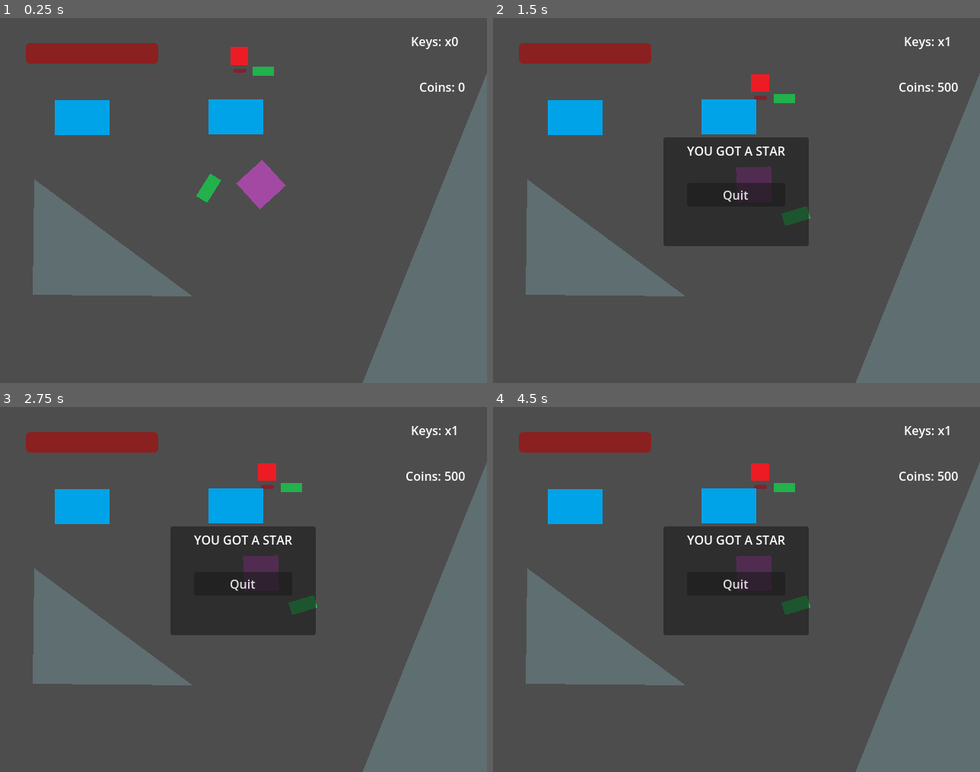
Above: before the commit, frames 1-4 (two rows, left to right).
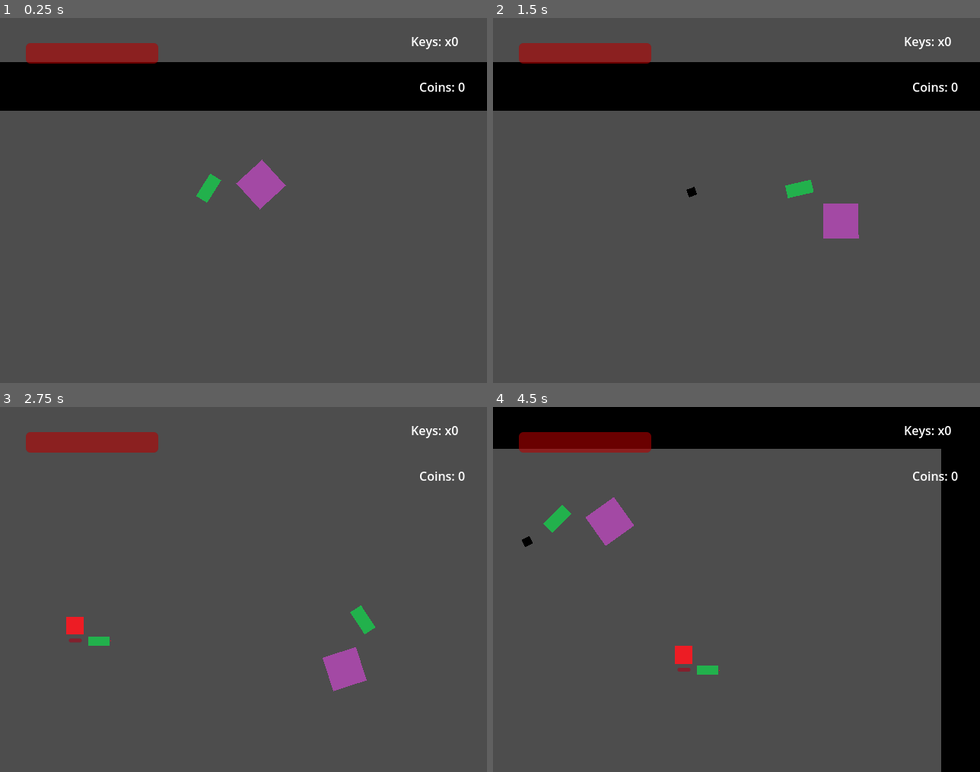
Above: after the commit, the same moments.

Repository: tehlyre/document1
Game: Godot game, scene res://scenes/main.tscn
Two runs of this game, one before a commit and one after it. Both use one fixed random seed, a clock stepped at 60 frames per second and the inputs below.
Inputs (mouse positions are in pixels of both pictures, inside the frame that each line leads up to):
- Up to frame 1 (0.25 s): no input
- Up to frame 2 (1.5 s): tap Enter at 0.5 s; move the mouse to (843, 182) at 0.52 s; hold Right (right) 0.53-1.28 s; hold C (interact) 0.53-1.28 s; click (843, 182) at 0.8 s; move the mouse to (639, 218) at 1.27 s; hold Down (down) from 1.28 s (still down); click (639, 218) at 1.35 s
- Up to frame 3 (2.75 s): tap C (interact) at 1.55 s; move the mouse to (292, 509) at 2.02 s; release Down (down) at 2.03 s; hold Right (right) from 2.03 s (still down); hold C (interact) from 2.03 s (still down); click (292, 509) at 2.3 s
- Up to frame 4 (4.5 s): move the mouse to (712, 662) at 2.77 s; release Right (right) at 2.78 s; release C (interact) at 2.78 s; hold Up (up) 2.78-3.53 s; click (712, 662) at 2.85 s; tap C (interact) at 3.05 s; move the mouse to (882, 644) at 3.52 s; hold C (interact) 3.53-4.28 s; hold Left (left) from 3.53 s (still down); click (882, 644) at 3.8 s; move the mouse to (590, 534) at 4.27 s; click (590, 534) at 4.35 s

The runs differ from the first frame. In frame 1, 31% of the frame differs, in the area x 0-100%, y 7-100%; in frame 2, 40%; in frame 3, 28%; in frame 4, 41%, in the area x 0-100%, y 0-100%.

Commit message:
document1 commit FLIPPERING
Implemented Gun About, literally just making the players gun face the mouse cursor.

Diff:
--- a/scenes/Characters/durdan.tscn
+++ b/scenes/Characters/durdan.tscn
@@ -4,8 +4,8 @@
 [ext_resource type="Texture2D" uid="uid://du7oqvxms11k3" path="res://assets/textures/duuuururrurrdan.png" id="2_ovms2"]
 [ext_resource type="PackedScene" uid="uid://evch3f3ad4o3" path="res://scenes/Other Things/neutral_special.tscn" id="3_qlc2s"]
 
-[sub_resource type="RectangleShape2D" id="RectangleShape2D_ju5nh"]
-size = Vector2(368, 368)
+[sub_resource type="CircleShape2D" id="CircleShape2D_tydpf"]
+radius = 170.082
 
 [sub_resource type="CircleShape2D" id="CircleShape2D_glppu"]
 radius = 8.2
@@ -19,16 +19,15 @@
 texture = ExtResource("2_ovms2")
 
 [node name="CollisionShape2D" type="CollisionShape2D" parent="."]
-shape = SubResource("RectangleShape2D_ju5nh")
+shape = SubResource("CircleShape2D_tydpf")
 
-[node name="gunner" type="Marker2D" parent="."]
-position = Vector2(600, 296)
-rotation = -0.270105
-scale = Vector2(5, 5)
-
-[node name="CharacterBody2D" parent="." instance=ExtResource("3_qlc2s")]
+[node name="neutral_special" parent="." instance=ExtResource("3_qlc2s")]
 position = Vector2(432.587, 342.758)
 rotation = -0.270105
+
+[node name="gunner" type="Marker2D" parent="neutral_special"]
+position = Vector2(173.82, -0.391418)
+scale = Vector2(5, 5)
 
 [node name="Interaction" type="Area2D" parent="."]
 collision_layer = 0
--- a/scenes/Hazards and Helps/interaction_boundary.tscn
+++ b/scenes/Hazards and Helps/interaction_boundary.tscn
@@ -1,6 +1,6 @@
 [gd_scene load_steps=3 format=3 uid="uid://b6auh6buywrqa"]
 
-[ext_resource type="Script" path="res://scenes/Hazards and Helps/interaction.gd" id="1_tv8xb"]
+[ext_resource type="Script" path="res://scripts/interaction.gd" id="1_om40y"]
 
 [sub_resource type="CircleShape2D" id="CircleShape2D_5v7m2"]
 radius = 59.0085
@@ -9,7 +9,7 @@
 collision_layer = 8
 collision_mask = 0
 monitoring = false
-script = ExtResource("1_tv8xb")
+script = ExtResource("1_om40y")
 
 [node name="Interaction Region" type="CollisionShape2D" parent="."]
 position = Vector2(-1, 2)
--- a/scenes/Hazards and Helps/wall.tscn
+++ b/scenes/Hazards and Helps/wall.tscn
@@ -1,3 +1,13 @@
-[gd_scene format=3 uid="uid://d2fwduwibxhtj"]
+[gd_scene load_steps=3 format=3 uid="uid://d2fwduwibxhtj"]
+
+[ext_resource type="Script" path="res://scripts/wall.gd" id="1_17y2m"]
+[ext_resource type="Texture2D" uid="uid://gmlmhx2tod4d" path="res://assets/textures/bullet.png" id="1_twsum"]
 
 [node name="Wall" type="StaticBody2D"]
+script = ExtResource("1_17y2m")
+
+[node name="Sprite2D" type="Sprite2D" parent="."]
+texture = ExtResource("1_twsum")
+
+[node name="CollisionPolygon2D" type="CollisionPolygon2D" parent="."]
+polygon = PackedVector2Array(72.5, 68.5, -72.5, 68.5, -72.5, -68.5, 72.5, -68.5)
--- a/scenes/Levels/container.tscn
+++ b/scenes/Levels/container.tscn
@@ -1,20 +1,22 @@
 [gd_scene load_steps=9 format=3 uid="uid://b4rpkbb7pbeqj"]
 
-[ext_resource type="Script" path="res://scenes/Levels/container.gd" id="1_den2b"]
+[ext_resource type="Script" path="res://scripts/container.gd" id="1_og5ll"]
 [ext_resource type="PackedScene" uid="uid://bwcfhw8ni6iky" path="res://scenes/Characters/durdan.tscn" id="1_snkv6"]
 [ext_resource type="PackedScene" uid="uid://dh5ivbowm0f1m" path="res://scenes/UI/hud.tscn" id="3_p3x1j"]
 [ext_resource type="PackedScene" uid="uid://bm6h10gtdvvdf" path="res://scenes/Hazards and Helps/goo.tscn" id="4_m1f8i"]
 [ext_resource type="PackedScene" uid="uid://d2fwduwibxhtj" path="res://scenes/Hazards and Helps/wall.tscn" id="4_o0u8o"]
-[ext_resource type="Script" path="res://scripts/wall.gd" id="5_kpox7"]
 [ext_resource type="PackedScene" uid="uid://piryy33ucw4m" path="res://scenes/Characters/enemigo.tscn" id="6_f1ryr"]
-[ext_resource type="PackedScene" uid="uid://ry5we25acm4m" path="res://scenes/Hazards and Helps/chest.tscn" id="7_fr5aq"]
+[ext_resource type="Script" path="res://scripts/room.gd" id="7_cdtvu"]
+
+[sub_resource type="RectangleShape2D" id="RectangleShape2D_nxx2i"]
+size = Vector2(621.5, 418.5)
 
 [node name="container" type="Node2D"]
 process_mode = 1
-script = ExtResource("1_den2b")
+script = ExtResource("1_og5ll")
 
 [node name="Durdan" parent="." node_paths=PackedStringArray("Goo") instance=ExtResource("1_snkv6")]
-position = Vector2(346, 221)
+position = Vector2(346, 193)
 collision_mask = 11
 Goo = NodePath("../Level/Goo")
 
@@ -47,35 +49,40 @@
 [node name="Goo" parent="Level" instance=ExtResource("4_m1f8i")]
 z_index = -2
 
-[node name="CollisionPolygon2D" type="CollisionPolygon2D" parent="Level/Goo"]
-polygon = PackedVector2Array(48, 214, 256, 368, 46, 366)
+[node name="Walls" type="Node2D" parent="Level"]
 
-[node name="CollisionPolygon2D2" type="CollisionPolygon2D" parent="Level/Goo"]
-polygon = PackedVector2Array(-269, 257, -152, 378, -365, 389)
+[node name="Wall" parent="Level/Walls" instance=ExtResource("4_o0u8o")]
+position = Vector2(480, 64)
+scale = Vector2(10.1, -0.474)
 
-[node name="CollisionPolygon2D3" type="CollisionPolygon2D" parent="Level/Goo"]
-polygon = PackedVector2Array(659, 34, 1130, 333, 442, 575)
+[node name="Wall3" parent="Level/Walls" instance=ExtResource("4_o0u8o")]
+position = Vector2(492, 1189)
+scale = Vector2(9.7, -0.474)
 
-[node name="Wall" parent="Level" instance=ExtResource("4_o0u8o")]
-script = ExtResource("5_kpox7")
+[node name="Wall2" parent="Level/Walls" instance=ExtResource("4_o0u8o")]
+position = Vector2(1180, 641)
+rotation = 1.5708
+scale = Vector2(8, -0.501)
 
-[node name="CollisionPolygon2D" type="CollisionPolygon2D" parent="Level/Wall"]
-polygon = PackedVector2Array(-9, 159, -2, 462, -49, 465, -35, 156)
-
-[node name="CollisionPolygon2D2" type="CollisionPolygon2D" parent="Level/Wall"]
-polygon = PackedVector2Array(131, -63, 333, -66, 335, -26, 138, -28)
-
-[node name="Enemy" parent="." node_paths=PackedStringArray("player") instance=ExtResource("6_f1ryr")]
-position = Vector2(297, 30)
-player = NodePath("../Durdan")
+[node name="Wall4" parent="Level/Walls" instance=ExtResource("4_o0u8o")]
+position = Vector2(-217, 650)
+rotation = 1.5708
+scale = Vector2(7.882, -0.474)
 
 [node name="Chests" type="Node2D" parent="."]
 
-[node name="Chest" parent="Chests" instance=ExtResource("7_fr5aq")]
-position = Vector2(111, 132)
-contents = "key:1,coins:2000"
+[node name="Room" type="Area2D" parent="." node_paths=PackedStringArray("player")]
+position = Vector2(0, 1)
+script = ExtResource("7_cdtvu")
+player = NodePath("../Durdan")
 
-[node name="Chest2" parent="Chests" instance=ExtResource("7_fr5aq")]
-position = Vector2(313, 131)
-contents = "key:1,coins:500"
-ID = 1
+[node name="enemies" type="Node2D" parent="Room"]
+
+[node name="Enemy" parent="Room/enemies" node_paths=PackedStringArray("player") instance=ExtResource("6_f1ryr")]
+position = Vector2(247, 760)
+player = NodePath("../../../Durdan")
+
+[node name="CollisionShape2D" type="CollisionShape2D" parent="Room"]
+position = Vector2(477, 620)
+scale = Vector2(2.1197, 2.54633)
+shape = SubResource("RectangleShape2D_nxx2i")
--- /dev/null
+++ b/scenes/Other Things/room.tscn
@@ -0,0 +1,6 @@
+[gd_scene load_steps=2 format=3 uid="uid://jlk1y4kaehwj"]
+
+[ext_resource type="Script" path="res://scripts/room.gd" id="1_r0vah"]
+
+[node name="room" type="Area2D"]
+script = ExtResource("1_r0vah")
--- a/scenes/debug_window.tscn
+++ b/scenes/debug_window.tscn
@@ -3,7 +3,7 @@
 [ext_resource type="Script" path="res://scripts/supplemental tools/debug_window.gd" id="1_heuti"]
 
 [node name="debug_window" type="Window"]
-position = Vector2i(0, 36)
+position = Vector2i(70, 70)
 size = Vector2i(400, 600)
 script = ExtResource("1_heuti")
 
--- a/scripts/bullet.gd
+++ b/scripts/bullet.gd
@@ -17,7 +17,7 @@
 # void _physics_process(delta): Called every frame give or take. Applies physics to the bullet.
 # void _on_Bullet_body_entered(body): Called every time the bullet intersects another body. Deals damage to objects.
 
-@export var speed : float = 10
+@export var speed : float = 20
 
 # Function void _ready()
 # Calls when bullet is fired. Connects the body_entered signal to on_body_entered().
--- a/scripts/durdan.gd
+++ b/scripts/durdan.gd
@@ -64,6 +64,7 @@
 var inputvec : Vector2 = Vector2(0,0)
 var interactables = []
 
+var theta = 0.9
 
 signal you_died(deded : bool)
 signal open_chest(chestID : int)
@@ -154,12 +155,10 @@
 # from delta. If the fifteen frame modulos of the current framecount and the moment_firing are equal,
 # then instantiate one bullet and add it to the root node in the main class. Also set the transform plane
 # to be equal to Durdan's (gun's) transform plane at that moment.
-func gunner_thingy(delta):
-	var fps = int(1/delta)
-	if firing and (int(framecount) % (fps/4))-(int(moment_firing) % (fps/4)) == 0:
-		var b = Bullet.instantiate()
-		owner.add_child(b)
-		b.transform = $gunner.global_transform
+func he_wields_a_gun():
+	var b = Bullet.instantiate()
+	owner.add_child(b)
+	b.transform = $neutral_special/gunner.global_transform
 
 # Function void damage_thingy(float damage)
 # Called by bullets to deal damage to the player. Simply decreases the health of the player and emits the
@@ -190,6 +189,14 @@
 			print("openous intentions")
 			open_chest.emit(int(interactables[0][len(interactables[0])-1]))
 
+func adjust_gun():
+	var d = global_position.distance_to(get_global_mouse_position())
+	var s = global_position.distance_to($neutral_special.global_position)
+	var question_mark = asin(d*sin(theta)/sqrt(pow(d,2)+pow(s,2)-2*d*s*cos(theta)))
+	var cool_number = (question_mark-0.9)*180/PI
+	if d > 112:
+		$neutral_special.rotation_degrees = -cool_number*0.9
+
 # Function void _physics_process(float delta)
 # deltatime is total time since session open, mousepos is the mouse position
 # Calls do_the_delta_input_thing() to set rldu[i]
@@ -209,7 +216,7 @@
 
 	var objposition = self.get_position()
 	var objrotation = self.get_rotation_degrees()
-	var mousepolar = polar_rad_to_deg(cart_to_polar_from_object(mousepos, objposition))
+	print(global_position.distance_to(get_global_mouse_position()))
 
 #	hazard_thingy()
 	if using_mouse:
@@ -221,7 +228,8 @@
 			self.set_rotation_degrees(polar_rad_to_deg(flick_stick()).y)
 
 	do_the_delta_input_thing(delta)
-
+	if Input.is_action_just_pressed("neutral special"):
+		he_wields_a_gun()
+	adjust_gun()
 	move_and_slide()
-	gunner_thingy(delta)
 	previous_rotation = rotation_degrees
--- a/scripts/enemy.gd
+++ b/scripts/enemy.gd
@@ -36,6 +36,7 @@
 var plus = true
 var peek_init = false
 var lock_on
+var DO_NOT_COME
 
 # enum States: The states that govern the behavior of the enemy. Currently, only seek (move towards player), stop, and flee (move away from player) have been implemented.
 enum States {
@@ -94,11 +95,13 @@
 # void set_state(void): Sets the appropriate state for the enemy based on preconceived conditions. If the player is farther than 200 units away, switch state to seek. If the
 # player is around 200 units away, switch state to stop, and if the player is under 200 units away, switch state to flee.
 func set_state():
-		if $alpha_particle.get_collider() != null and $alpha_particle.get_collider() != player:
+		if DO_NOT_COME:
+			state = States.STOP
+		elif $alpha_particle.get_collider() != null and $alpha_particle.get_collider() != player:
 			state = States.PEEK
 		elif (player.position-position).length() > 200:
 			state = States.SEEK
-		elif (player.position-position).length() < 200 and (player.position-position).length() > 195:
+		elif ((player.position-position).length() < 200 and (player.position-position).length() > 195):
 			state = States.STOP
 		elif (player.position-position).length() < 195:
 			state = States.FLEE
--- a/scripts/game.gd
+++ b/scripts/game.gd
@@ -52,9 +52,9 @@
 	deathmenu.connect("restart", on_restart)
 	player.connect("you_died", on_player_death)
 	player.connect("open_chest", on_player_open_chest)
-	var d = debug.instantiate()
-	add_child(d)
-	d.position = Vector2(100,100)
+#	var d = debug.instantiate()
+#	add_child(d)
+#	d.position = Vector2(100,100)
 
 
 # Function void _input(InputEvent event)
@@ -92,8 +92,8 @@
 func _process(delta):
 	$container/CanvasLayer/HUD/Inventory/keys.text = "Keys: x"+str(inventory['keys'])
 	$container/CanvasLayer/HUD/Inventory/coins.text = "Coins: "+str(inventory['coins'])
-	$debug_window/Control/VBoxContainer/Label.text = "Enemy State: "+$container/Enemy.States.keys()[$container/Enemy.state]
-	$debug_window/Control/VBoxContainer/Label2.text = "Beta Plus: " + str($container/Enemy/beta_plus.target_position)
-	$debug_window/Control/VBoxContainer/Label3.text = "Beta Minus: " + str($container/Enemy/beta_minus.target_position)
-	if $container/Enemy.velocity != null:
-		$debug_window/Control/VBoxContainer/Label4.text = "Velocity: " + str($container/Enemy.velocity)
+#	$debug_window/Control/VBoxContainer/Label.text = "Enemy State: "+$container/Room/enemies/Enemy.States.keys()[$container/Room/enemies/Enemy.state]
+#	$debug_window/Control/VBoxContainer/Label2.text = "Beta Plus: " + str($container/Room/enemies/Enemy/beta_plus.target_position)
+#	$debug_window/Control/VBoxContainer/Label3.text = "Beta Minus: " + str($container/Room/enemies/Enemy/beta_minus.target_position)
+#	if $container/Room/enemies/Enemy.velocity != null:
+#		$debug_window/Control/VBoxContainer/Label4.text = "Velocity: " + str($container/Room/enemies/Enemy.velocity)
--- /dev/null
+++ b/scripts/room.gd
@@ -0,0 +1,29 @@
+extends Area2D
+class_name Room
+
+@export var player : Player
+var is_player_in_room = true
+
+
+# Called when the node enters the scene tree for the first time.
+func _ready():
+	body_entered.connect(_on_player_body_entered)
+	body_exited.connect(_on_player_body_exited)
+
+func _on_player_body_entered(body):
+	if body == player:
+		var is_player_in_room = true
+
+func _on_player_body_exited(body):
+	if body == player:
+		var is_player_in_room = false
+		print(":0")
+
+# Called every frame. 'delta' is the elapsed time since the previous frame.
+func _process(delta):
+	for i in $enemies.get_children():
+		if overlaps_body(player):
+			i.DO_NOT_COME = false
+		else:
+			i.DO_NOT_COME = true
+	pass
--- a/scripts/wall.gd
+++ b/scripts/wall.gd
@@ -1,15 +1,10 @@
 extends StaticBody2D
-class_name h_Wall
+class_name Wall
 
-var polygon : Polygon2D
 
 # Called when the node enters the scene tree for the first time.
 func _ready():
-	for i in get_children():
-		polygon = Polygon2D.new()
-		polygon.color = Color("000000")
-		polygon.set_polygon(i.polygon)
-		add_child(polygon)
+	pass # Replace with function body.
 
 
 # Called every frame. 'delta' is the elapsed time since the previous frame.
Renamed: scenes/Levels/container.gd -> scripts/container.gd
Renamed: scenes/Hazards and Helps/interaction.gd -> scripts/interaction.gd
